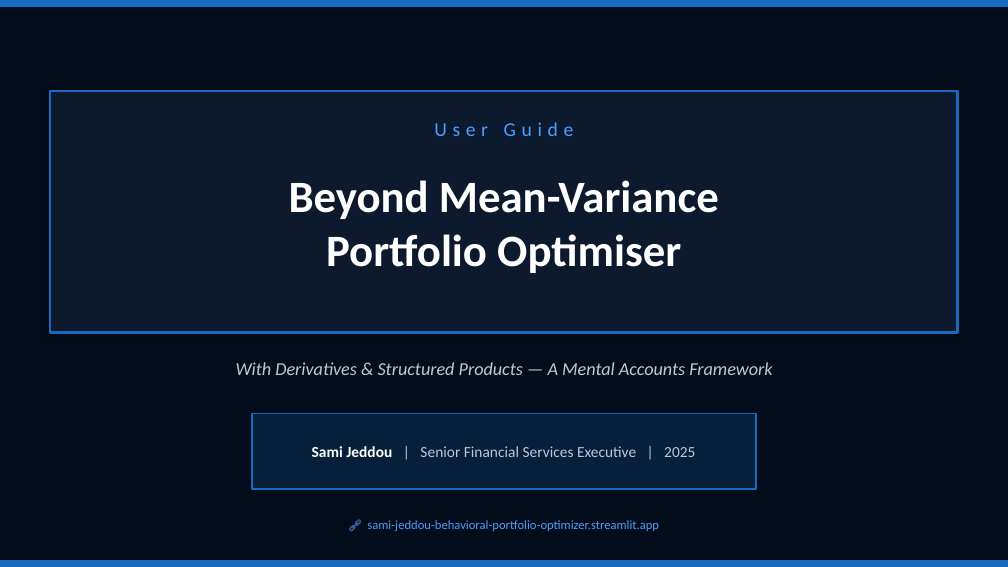
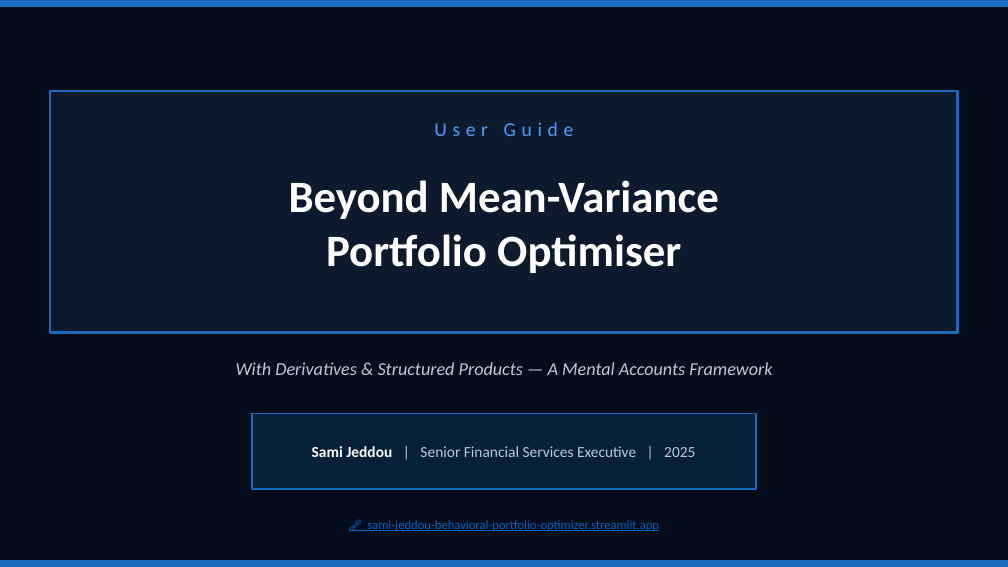
Before and after one commit to SamiJeddou/behavioral-portfolio-optimizer, a slide deck: slide 1 of userguide.pptx. Drawn at 1008x567 pixels with LibreOffice and Linux fonts; fonts in the diff are those of the drawing. Boxes give left, top, right and bottom in pixels: in the first picture for what was removed or moved away, otherwise in the second. Text is boxed around its words. In the diff, an @@ line names an element or a change of style, - is before the commit and + after.

```diff
--- a/userguide.pptx
+++ b/userguide.pptx
@@ text "🔗 sami-jeddou-behavioral-portfolio-optimizer.streamlit.app" at (367,520,659,531): text colour #4A9EFF to #0563C1, underline on @@
```
Also in this commit, not shown: 1 other slide changed, 1 other file.
